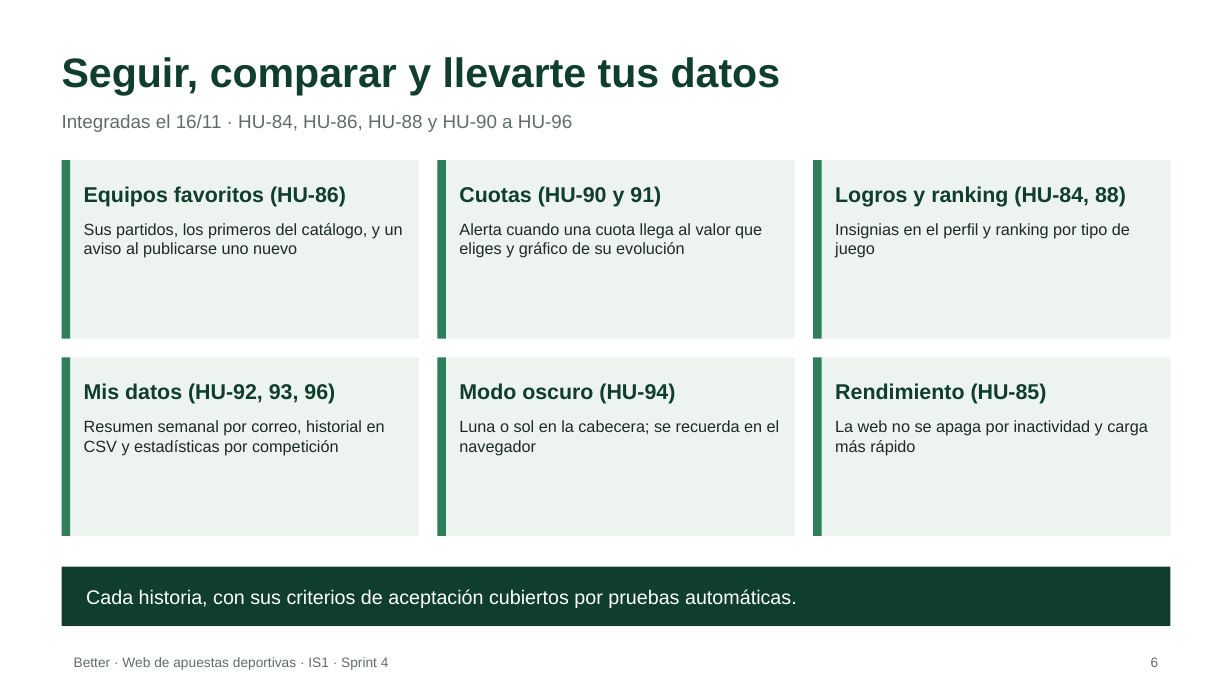
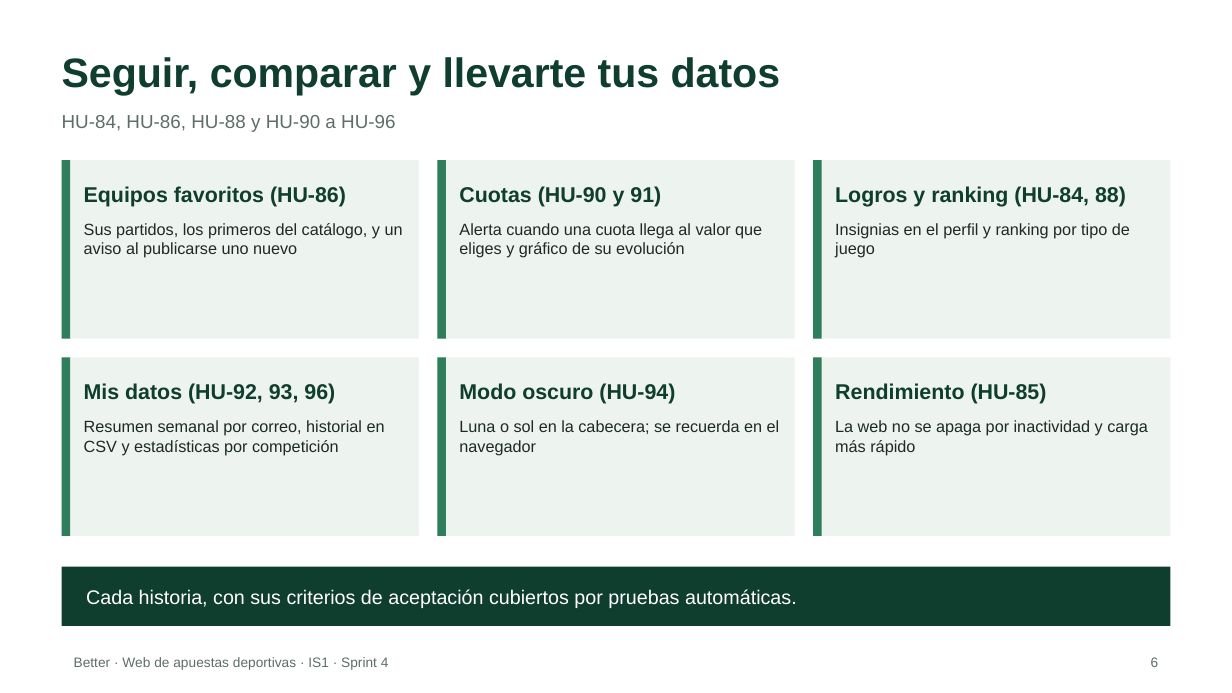
Before and after one commit to riverri/IS1, a slide deck: slide 6 of docs/presentaciones/Better_Sprint_4.pptx. Drawn at 1232x693 pixels with LibreOffice and Linux fonts; fonts in the diff are those of the drawing. Boxes give left, top, right and bottom in pixels: in the first picture for what was removed or moved away, otherwise in the second. Text is boxed around its words. In the diff, an @@ line names an element or a change of style, - is before the commit and + after.

```diff
--- a/docs/presentaciones/Better_Sprint_4.pptx
+++ b/docs/presentaciones/Better_Sprint_4.pptx
@@ text at box(62, 115, 395, 132): text changed @@
-Integradas el 16/11 · HU-84, HU-86, HU-88 y HU-90 a HU-96
+HU-84, HU-86, HU-88 y HU-90 a HU-96
```
Also in this commit, not shown: 5 other slides changed, 9 other files.
